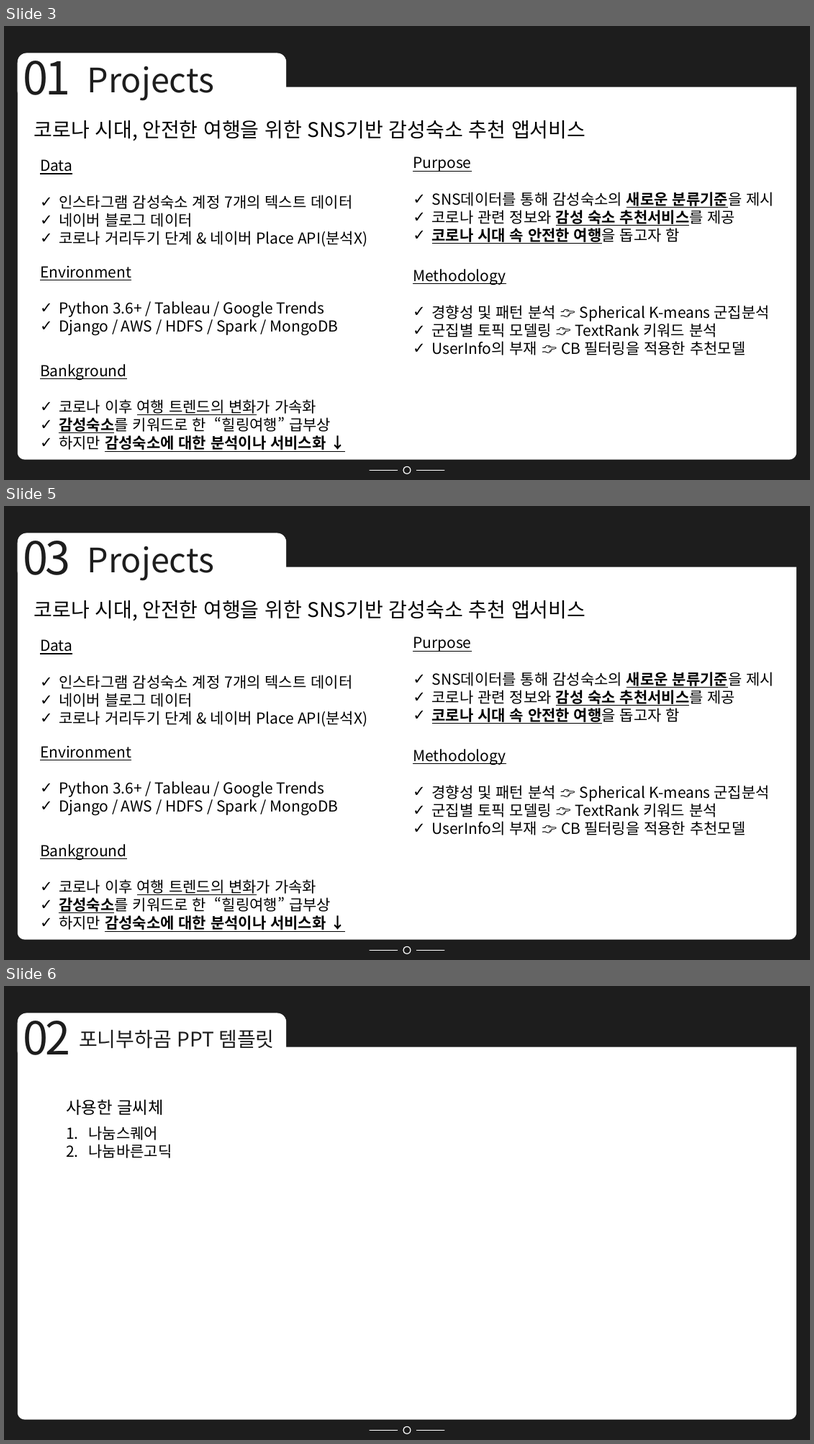
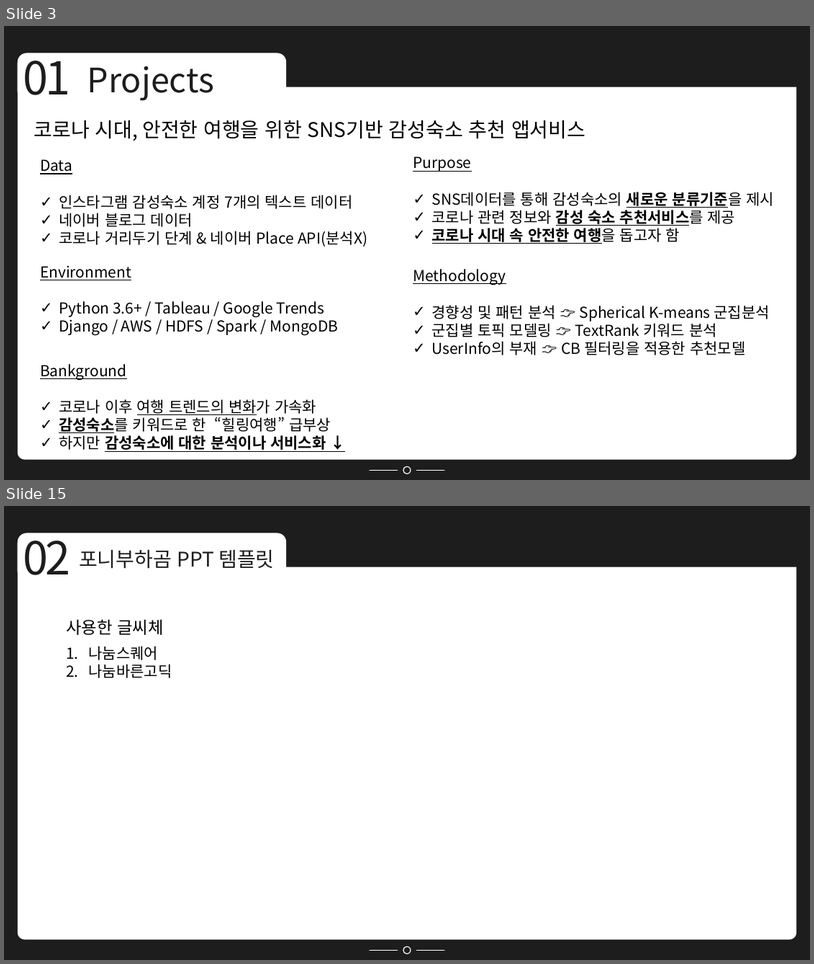
Before and after one commit to Minsung-commit/TIL, a slide deck: 포트폴리오 NEW.pptx. Shown one above the other, each under a label of ours: slides 3, 5 and 6 before the commit, slides 3 and 15 after it; the slides between them are not shown. The pictures are 814x1444 and 814x964 pixels, drawn with LibreOffice and Linux fonts; fonts in the diff are those of the drawing. Boxes give left, top, right and bottom in pixels: in the first picture for what was removed or moved away, otherwise in the second. Text is boxed around its words. In the diff, an @@ line names an element or a change of style, - is before the commit and + after.

```diff
--- a/포트폴리오 NEW.pptx
+++ b/포트폴리오 NEW.pptx
@@ slide 5 removed at bbox=[4, 506, 810, 960], background #1D1D1D; not listed: 6 template elements that a slide beside it also shows @@
@@ text removed at bbox=[23, 529, 70, 575] @@
-03
@@ text removed at bbox=[88, 546, 214, 581] @@
-Projects
@@ text removed at bbox=[34, 600, 586, 620] @@
-코로나 시대, 안전한 여행을 위한 SNS기반 감성숙소 추천 앱서비스
@@ text removed at bbox=[40, 639, 368, 726] @@
-Data
-✓ 인스타그램 감성숙소 계정 7개의 텍스트 데이터
-✓ 네이버 블로그 데이터
-✓ 코로나 거리두기 단계 & 네이버 Place API(분석X)
@@ text removed at bbox=[413, 636, 774, 723] @@
-Purpose
-✓ SNS데이터를 통해 감성숙소의 새로운 분류기준을 제시
-✓ 코로나 관련 정보와 감성 숙소 추천서비스를 제공
-✓ 코로나 시대 속 안전한 여행을 돕고자 함
@@ text removed at bbox=[40, 746, 338, 815] @@
-Environment
-✓ Python 3.6+ / Tableau / Google Trends
-✓ Django / AWS / HDFS / Spark / MongoDB
@@ text removed at bbox=[413, 749, 770, 835] @@
-Methodology
-✓ 경향성 및 패턴 분석 👉 Spherical K-means 군집분석
-✓ 군집별 토픽 모델링 👉 TextRank 키워드 분석
-✓ UserInfo의 부재 👉 CB 필터링을 적용한 추천모델
@@ text removed at bbox=[40, 844, 331, 932] @@
-Bankground
-✓ 코로나 이후 여행 트렌드의 변화가 가속화
-✓ 감성숙소를 키워드로 한 “힐링여행” 급부상
-✓ 하지만 감성숙소에 대한 분석이나 서비스화 ↓
@@ what was slide 6 is now slide 15 @@
```
Also in this commit, not shown: 1 slide changed, 10 slides added.
